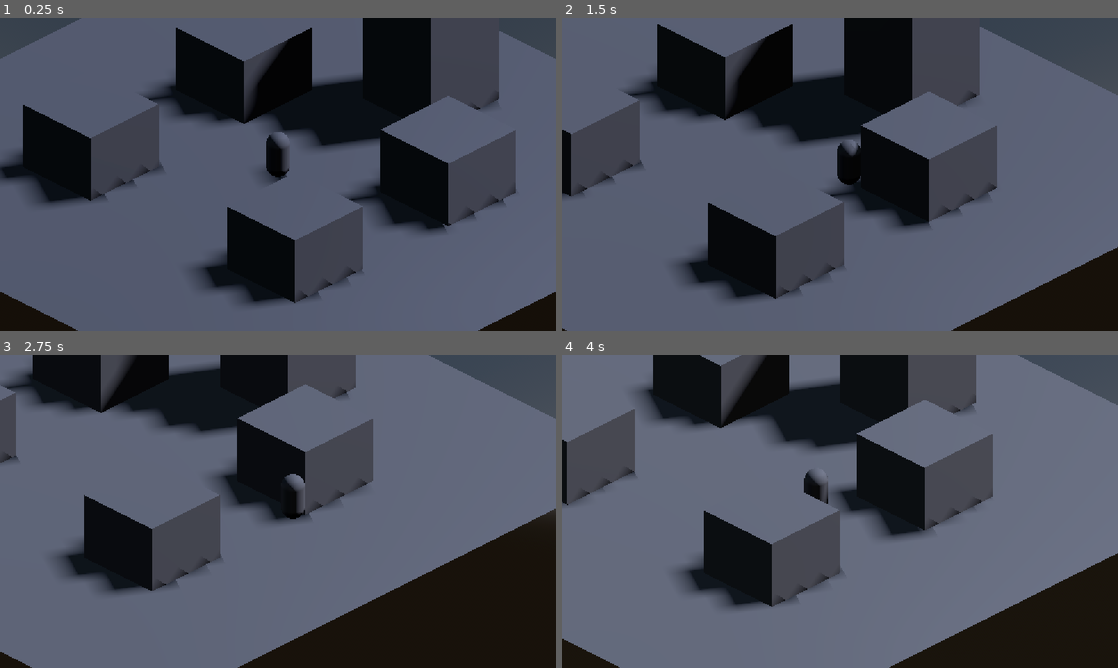
Above: before the commit, frames 1-4 (two rows, left to right).
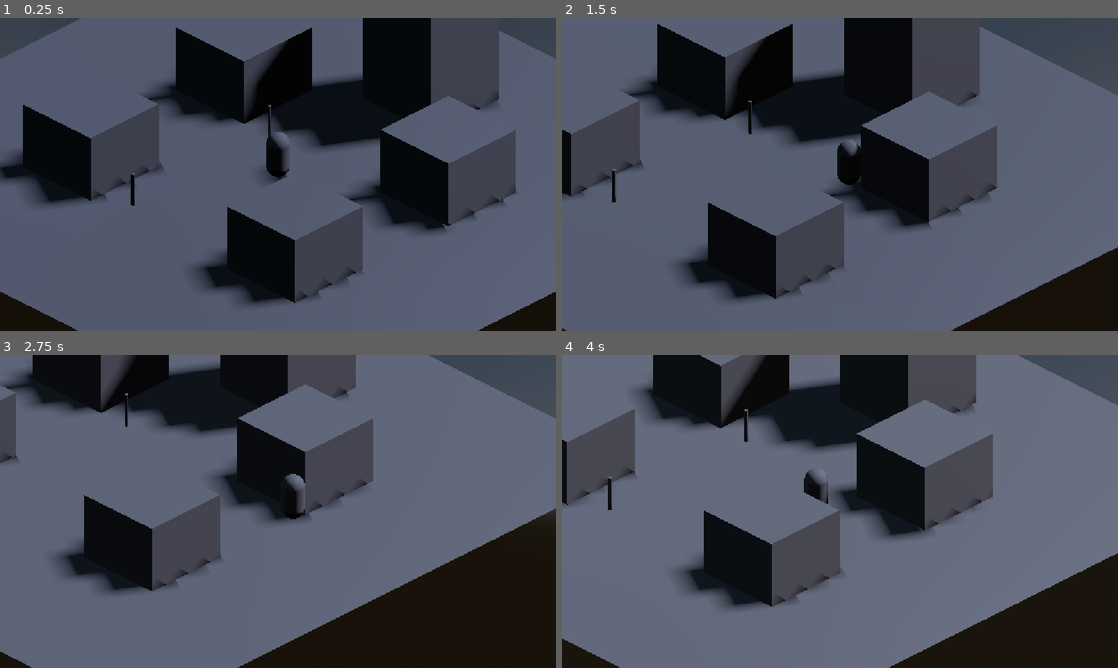
Above: after the commit, the same moments.

Repository: SauloAC/Pallbrook
Game: Godot game, scene res://scenes/mundo/Cidade.tscn
Two runs of this game, one before a commit and one after it. Both use one fixed random seed, a clock stepped at 60 frames per second and the inputs below. The project has no main scene, so this scene is started directly.
Inputs:
- Up to frame 1 (0.25 s): no input
- Up to frame 2 (1.5 s): hold D (move_right) 0.53-1.28 s; hold S (move_down) from 1.28 s (still down)
- Up to frame 3 (2.75 s): release S (move_down) at 2.03 s; hold D (move_right) from 2.03 s (still down)
- Up to frame 4 (4 s): release D (move_right) at 2.78 s; hold W (move_up) 2.78-3.53 s; hold A (move_left) from 3.53 s (still down)

The runs differ from the first frame. In frame 1, 0.1% of the frame differs, in the area x 23-49%, y 27-60%; in frame 2, 0.1%; in frame 3, less than 0.1%; in frame 4, 0.1%, in the area x 8-34%, y 17-50%.

Commit message:
Postes que acendem a noite via EventBus

Diff:
--- a/scenes/mundo/Cidade.tscn
+++ b/scenes/mundo/Cidade.tscn
@@ -3,6 +3,7 @@
 [ext_resource type="Script" uid="uid://d1dgwf3vbiqkw" path="res://scripts/jogador/Jogador.gd" id="1_mtbfa"]
 [ext_resource type="Script" uid="uid://dqti13wid6dwe" path="res://scripts/camera/CameraFollow.gd" id="1_ocx82"]
 [ext_resource type="Script" uid="uid://cv6jl8et5inbi" path="res://scripts/cycle/DayNightCycle.gd" id="3_st4sy"]
+[ext_resource type="PackedScene" uid="uid://bqni0wta1nggy" path="res://scenes/mundo/StreetLamp.tscn" id="4_qthrd"]
 
 [sub_resource type="ProceduralSkyMaterial" id="ProceduralSkyMaterial_tslrp"]
 sky_horizon_color = Color(0.66224277, 0.6717428, 0.6867428, 1)
@@ -131,3 +132,15 @@
 script = ExtResource("3_st4sy")
 sun = NodePath("../DirectionalLight3D")
 world_environment = NodePath("../WorldEnvironment")
+
+[node name="StreetLamp" parent="." unique_id=1350933322 instance=ExtResource("4_qthrd")]
+transform = Transform3D(1, 0, 0, 0, 1, 0, 0, 0, 1, -2.5, 0, -2)
+
+[node name="StreetLamp2" parent="." unique_id=524428276 instance=ExtResource("4_qthrd")]
+transform = Transform3D(1, 0, 0, 0, 1, 0, 0, 0, 1, 2.5, 0, 2)
+
+[node name="StreetLamp3" parent="." unique_id=532610622 instance=ExtResource("4_qthrd")]
+transform = Transform3D(1, 0, 0, 0, 1, 0, 0, 0, 1, -2.5, 0, 6)
+
+[node name="StreetLamp4" parent="." unique_id=408044280 instance=ExtResource("4_qthrd")]
+transform = Transform3D(1, 0, 0, 0, 1, 0, 0, 0, 1, 2.5, 0, -6)
--- /dev/null
+++ b/scenes/mundo/StreetLamp.tscn
@@ -0,0 +1,21 @@
+[gd_scene format=3 uid="uid://bqni0wta1nggy"]
+
+[ext_resource type="Script" uid="uid://b5nkxcshyjgjg" path="res://scripts/world/NightLight.gd" id="1_lf8sb"]
+
+[sub_resource type="CylinderMesh" id="CylinderMesh_t2dwb"]
+top_radius = 0.08
+bottom_radius = 0.08
+height = 3.0
+
+[node name="StreetLamp" type="Node3D" unique_id=1350933322]
+
+[node name="MeshInstance3D" type="MeshInstance3D" parent="." unique_id=528790639]
+mesh = SubResource("CylinderMesh_t2dwb")
+
+[node name="OmniLight3D" type="OmniLight3D" parent="." unique_id=2007064198]
+transform = Transform3D(1, 0, 0, 0, 1, 0, 0, 0, 1, 0, 3.2, 0)
+light_color = Color(1, 0.8, 0.5019608, 1)
+light_energy = 2.0
+shadow_enabled = true
+omni_range = 8.0
+script = ExtResource("1_lf8sb")
--- /dev/null
+++ b/scripts/world/NightLight.gd
@@ -0,0 +1,16 @@
+extends Light3D
+
+# Any light with this script turns on at night and off during the day
+
+var on_energy: float
+
+func _ready() -> void:
+	on_energy = light_energy  # The brightness set in the Inspector
+	light_energy = on_energy if GameState.is_night else 0.0
+	EventBus.phase_changed.connect(_on_phase_changed)
+
+func _on_phase_changed(is_night: bool) -> void:
+	var tween := create_tween()
+	# Small random delay so the lights don't all switch at once
+	tween.tween_interval(randf_range(0.0, 1.5))
+	tween.tween_property(self, "light_energy", on_energy if is_night else 0.0, 2.0)
Not shown, added: scripts/world/NightLight.gd.uid
